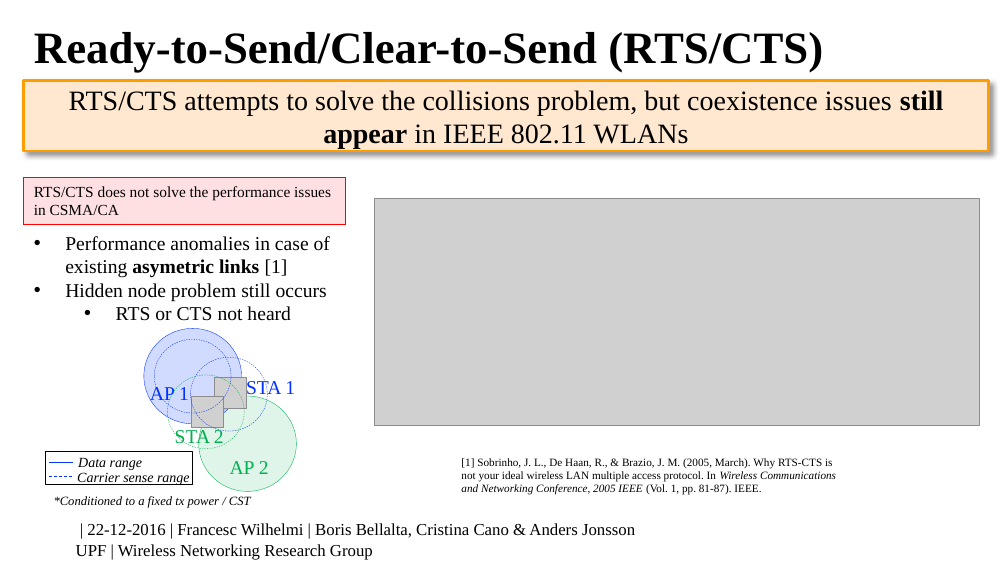
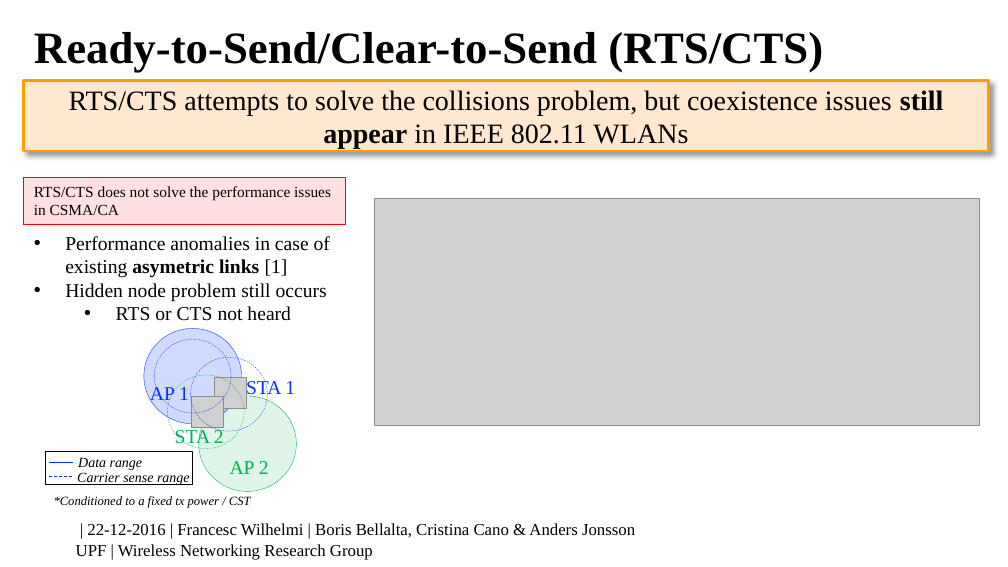
Before and after one commit to BelmY/thesis_proposal, a slide deck: slide 12 of Presentation/thesis_proposal.pptx (slide 13 before the commit). Drawn at 1008x567 pixels with LibreOffice and Linux fonts; fonts in the diff are those of the drawing; grey boxes stand for pictures; background and template pictures are left out. Boxes give left, top, right and bottom in pixels: in the first picture for what was removed or moved away, otherwise in the second. Text is boxed around its words. In the diff, an @@ line names an element or a change of style, - is before the commit and + after.

```diff
--- a/Presentation/thesis_proposal.pptx
+++ b/Presentation/thesis_proposal.pptx
@@ text removed at box(461, 458, 836, 495) @@
-[1] Sobrinho, J. L., De Haan, R., & Brazio, J. M. (2005, March). Why RTS-CTS is not your ideal wireless LAN multiple access protocol. In Wireless Communications and Networking Conference, 2005 IEEE (Vol. 1, pp. 81-87). IEEE.
```
Also in this commit, not shown: 4 other slides changed, 3 slides added, 2 slides removed, 12 other files.
